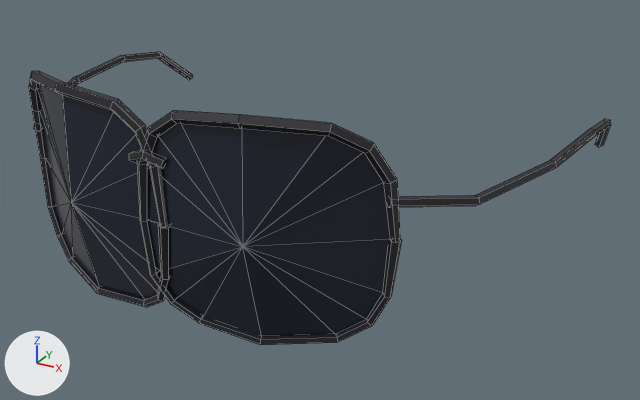
The FBX model art_source/unity/characters/modular/human/human.glasses__sol.fbx, before and after one commit.
Before and after are seen from a camera (50 mm lens) standing at (0.332, -0.605, 1.769) and looking at (0.033, -0.062, 1.497). Lighting does not change. The marker at lower left points along +X, +Y and +Z. The first picture is the older version. Mesh edges are drawn as thin lines.

The first picture shows 'HumanPartGlasses'.
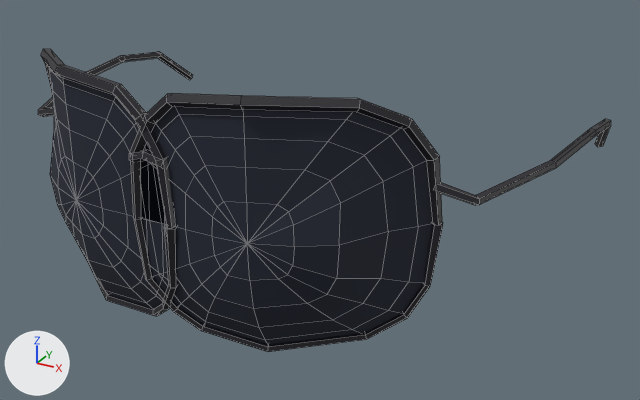
The change, as a diff of the scene's bpy script:
```diff
--- a/art_source/unity/characters/modular/human/human.glasses__sol.fbx.py
+++ b/art_source/unity/characters/modular/human/human.glasses__sol.fbx.py
@@ mat_human_glasseslens @@
 mat_human_glasseslens.base_color = (0.011, 0.016, 0.0307)  # dark blue #1b2231
-mat_human_glasseslens.roughness = 0.18
+mat_human_glasseslens.roughness = 0.8
@@ me_humanpartglasses_001 @@
 # used by ob_humanpartglasses; location = (0.0, 0.0, 0.0)
-me_humanpartglasses_001.from_pydata(...)  # 313 vertices, 326 faces; spans x -0.217..0.217, y -0.221..0.1, z 1.457..1.615
+me_humanpartglasses_001.from_pydata(...)  # 569 vertices, 582 faces; spans x -0.217..0.217, y -0.221..0.1, z 1.447..1.625
+# me_humanpartglasses_001 part 1: the loose piece of 85 vertices spanning x -0.011..0.146, y -0.219..-0.161, z 1.457..1.615 is rebuilt with 85 vertices and now spans x -0.016..0.159, y -0.219..-0.127, z 1.447..1.625
+# me_humanpartglasses_001 part 2: the loose piece of 85 vertices spanning x -0.145..0.012, y -0.219..-0.162, z 1.457..1.615 is rebuilt with 85 vertices and now spans x -0.158..0.017, y -0.219..-0.128, z 1.447..1.625
+# me_humanpartglasses_001 part 3: the loose piece of 34 vertices spanning x -0.008..0.142, y -0.217..-0.161, z 1.46..1.611 is rebuilt with 162 vertices and now spans x -0.013..0.155, y -0.214..-0.126, z 1.45..1.621
+# me_humanpartglasses_001 part 4: the loose piece of 34 vertices spanning x -0.142..0.008, y -0.217..-0.161, z 1.46..1.611 is rebuilt with 162 vertices and now spans x -0.155..0.013, y -0.214..-0.126, z 1.45..1.621
+# me_humanpartglasses_001 part 5
+# 21 vertices are removed from x 0.137..0.217, y -0.172..0.099, z 1.521..1.563
+# 25 faces are deleted
+# 21 vertices are added at x 0.152..0.217, y -0.137..0.1, z 1.522..1.563
+# 25 new faces join them, mat_human_glassesframe (black #1e1c24)
+# me_humanpartglasses_001 part 6
+# 21 vertices are removed from x -0.217..-0.137, y -0.172..0.099, z 1.521..1.563
+# 25 faces are deleted
+# 21 vertices are added at x -0.217..-0.152, y -0.137..0.1, z 1.522..1.563
+# 25 new faces join them, mat_human_glassesframe (black #1e1c24)
 me_humanpartglasses_001.materials.append(mat_human_glassesframe)
```

Location of each change, [x1, y1, x2, y2] in pixels of the pictures (640 x 400 px; the box of a moved part takes in the faces that stretch with it):
'HumanPartGlasses', surface changed, reshaped: before [29, 52, 611, 345]; after [38, 49, 611, 352]
part 1 of me_humanpartglasses_001, rebuilt (18% wider, 11% taller): before [137, 111, 402, 345]; after [130, 93, 443, 352]
part 2 of me_humanpartglasses_001, rebuilt (13% taller): before [29, 71, 170, 307]; after [41, 49, 177, 316]
part 3 of me_humanpartglasses_001, rebuilt (21% wider, 12% taller): before [151, 124, 391, 337]; after [142, 107, 433, 345]
part 4 of me_humanpartglasses_001, rebuilt (13% taller): before [37, 84, 161, 299]; after [49, 66, 168, 309]
part 5 of me_humanpartglasses_001, moved or reshaped: before [388, 119, 611, 207]; after [433, 119, 611, 205]
part 6 of me_humanpartglasses_001, moved or reshaped: before [34, 52, 193, 132]; after [38, 52, 193, 117]
